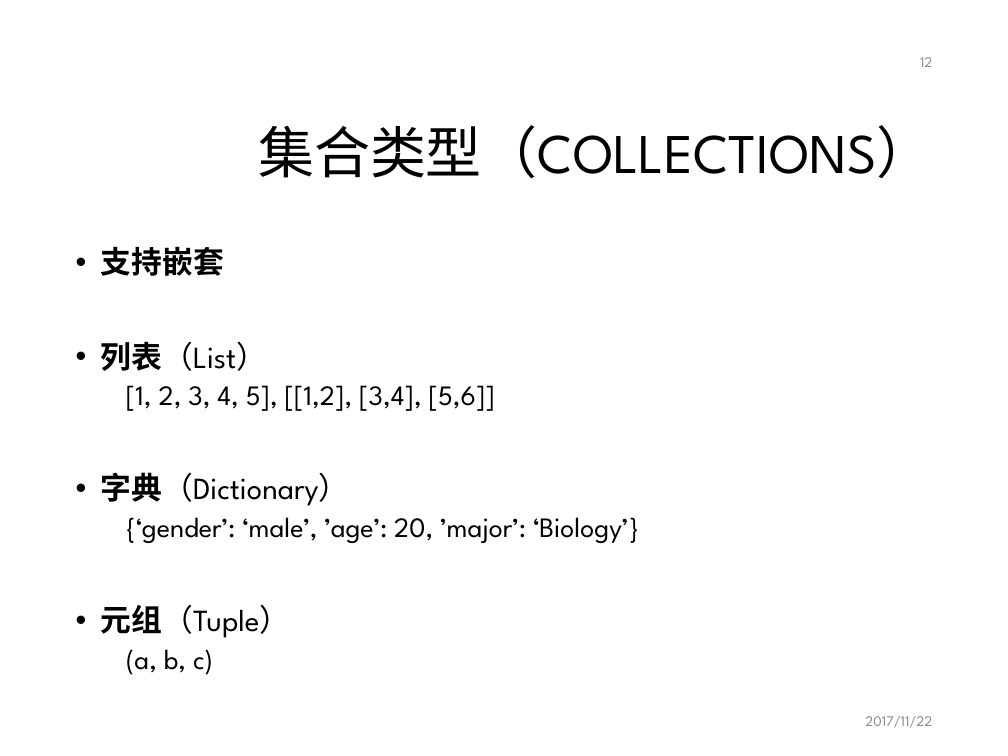
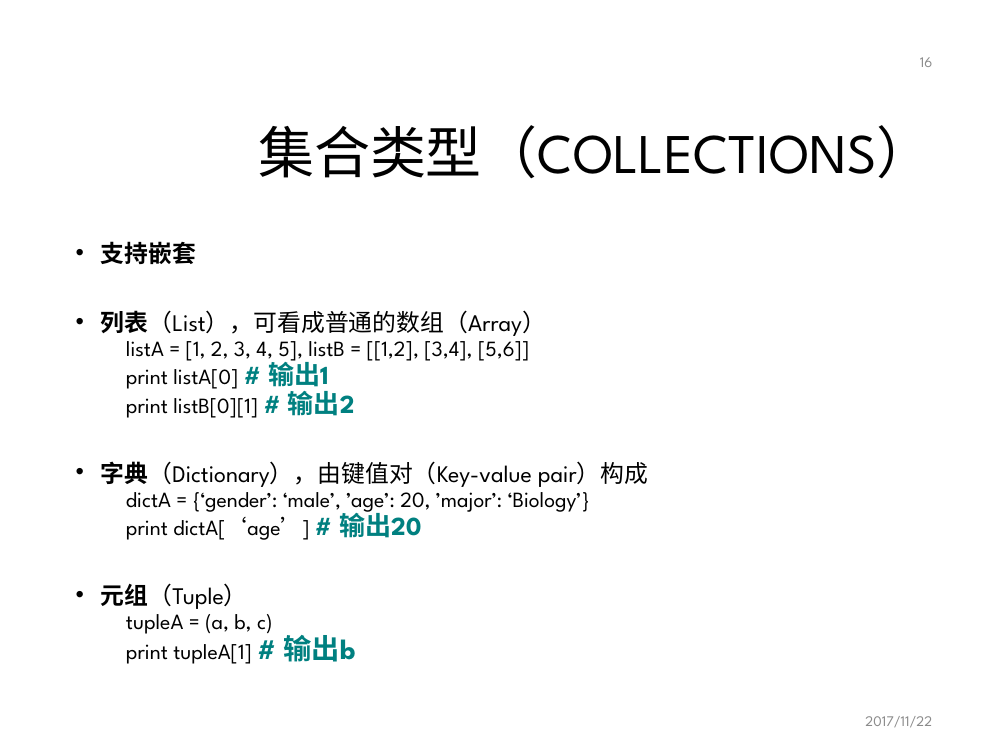
Before and after one commit to mcai/PythonTraining, a slide deck: slide 16 of intro_python_programming.pptx (slide 12 before the commit). Drawn at 1008x756 pixels with LibreOffice and Linux fonts; fonts in the diff are those of the drawing; background and template pictures are left out. Boxes give left, top, right and bottom in pixels: in the first picture for what was removed or moved away, otherwise in the second. Text is boxed around its words. In the diff, an @@ line names an element or a change of style, - is before the commit and + after.

Commit message:
Update slides.

```diff
--- a/intro_python_programming.pptx
+++ b/intro_python_programming.pptx
@@ page number at <box>920,57,932,67</box>: text changed @@
-12
+16
@@ text at <box>101,241,248,609</box>: size 22 to 17.1 pt in "支持嵌套", "元组（Tuple）"; line spacing 0.9 to 0.7 @@
@@ text at <box>101,310,649,540</box>: text changed; size 20 to 15.5 pt @@
-• 列表（List）
-  [1, 2, 3, 4, 5], [[1,2], [3,4], [5,6]]
-• 字典（Dictionary）
-  {‘gender’: ‘male’, ’age’: 20, ’major’: ‘Biology’}
+• 列表（List），可看成普通的数组（Array）
+  listA = [1, 2, 3, 4, 5], listB = [[1,2], [3,4], [5,6]]
+  print listA[0] # 输出1
+  print listB[0][1] # 输出2
+• 字典（Dictionary），由键值对（Key-value pair）构成
+  dictA = {‘gender’: ‘male’, ’age’: 20, ’major’: ‘Biology’}
+  print dictA[‘age’] # 输出20
@@ text at <box>126,614,356,664</box>: text changed; size 20 to 15.5 pt @@
-  (a, b, c)
+  tupleA = (a, b, c)
+  print tupleA[1] # 输出b
```
Also in this commit, not shown: 6 other slides changed, 9 slides added, 2 slides removed.
